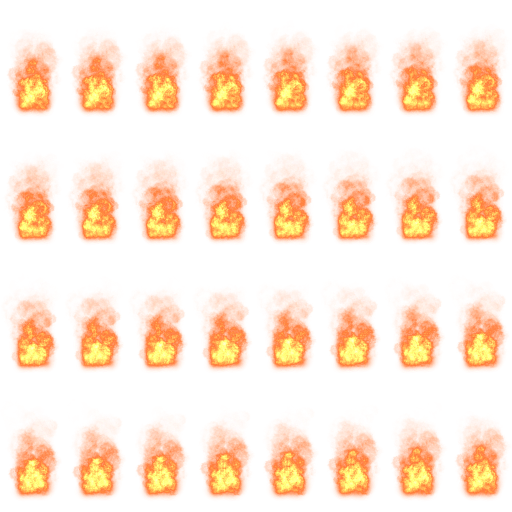
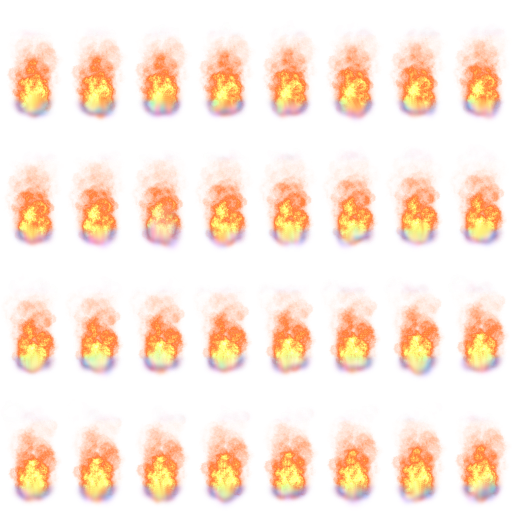
Layered file, before and after one edit (512x512). Changes by layer:
showed "flare4.png", blend normal → grain merge, moved it above "Копия flare4.png", painted on it over <box>10,28,505,509</box>
painted on "Копия flare4.png" over <box>18,91,499,508</box>
